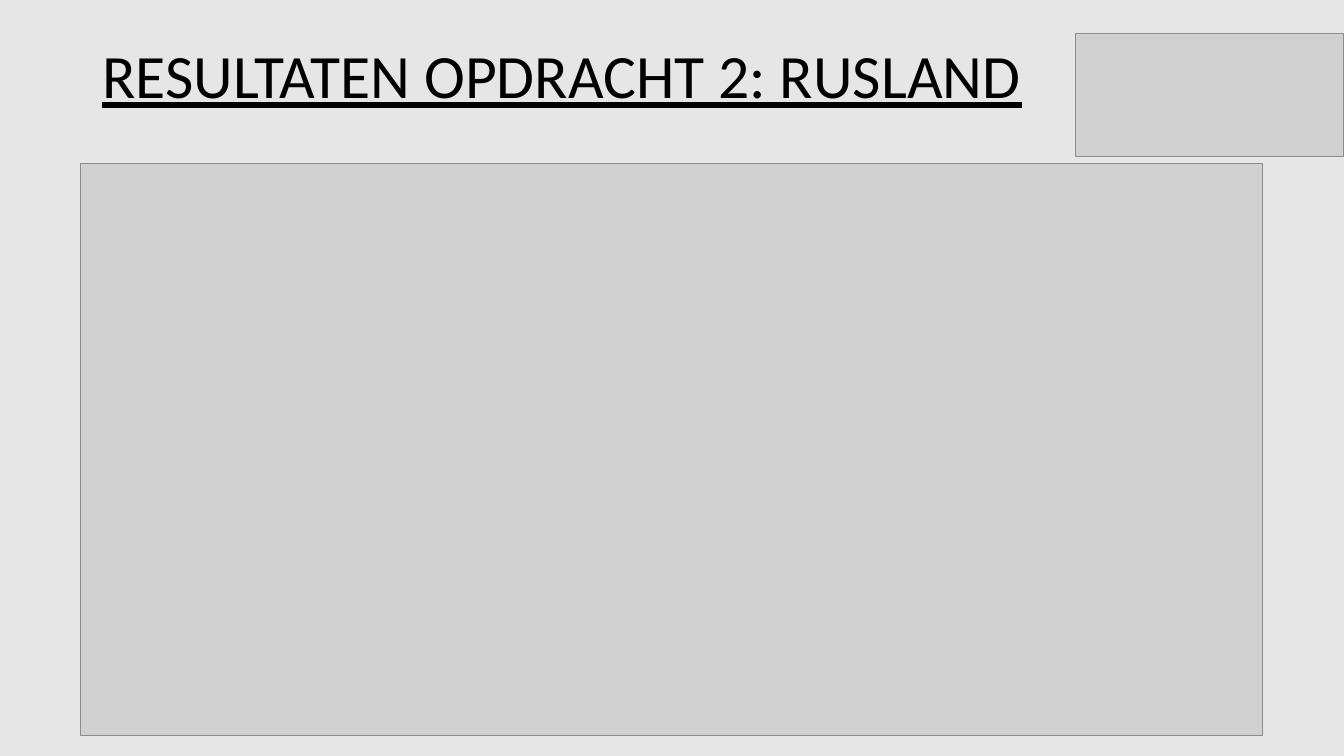
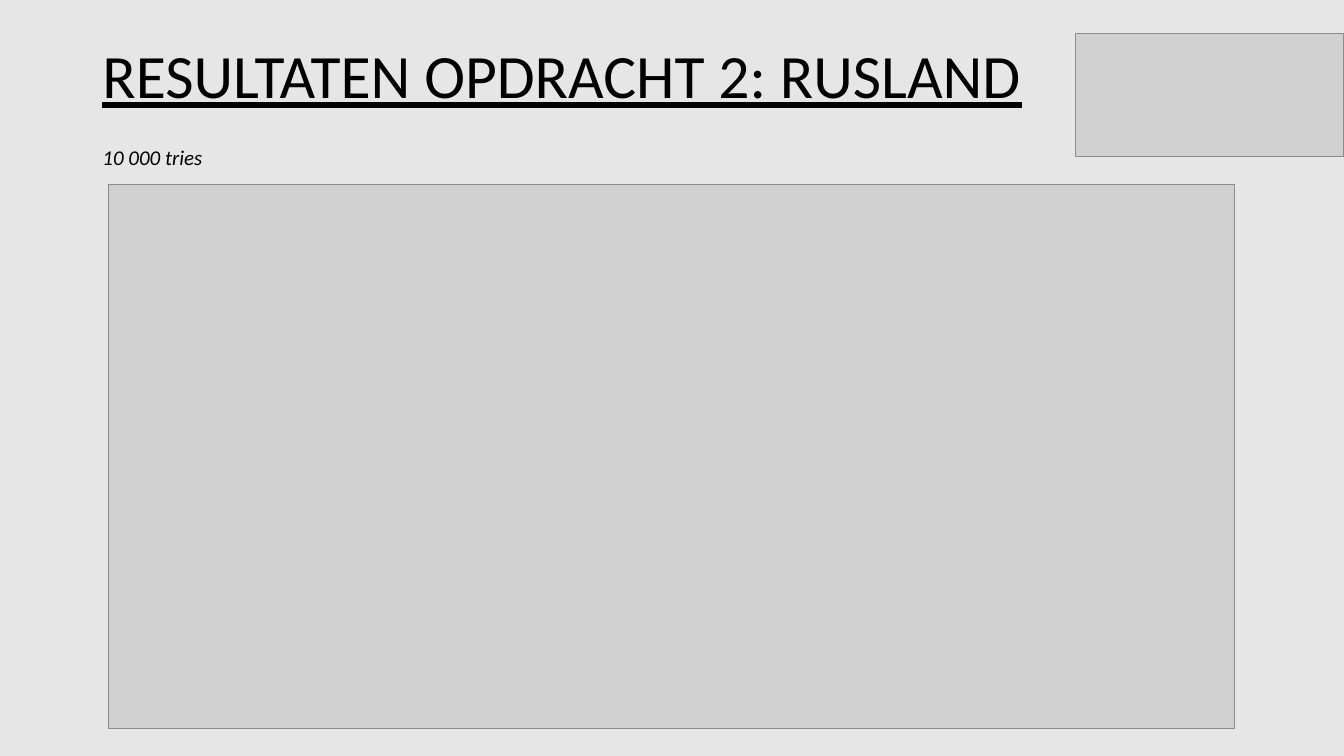
Before and after one commit to Tomttaw/Radio-Russia, a slide deck: slide 10 of eindpresentatie.pptx. Drawn at 1344x756 pixels with LibreOffice and Linux fonts; fonts in the diff are those of the drawing; grey boxes stand for pictures. Boxes give left, top, right and bottom in pixels: in the first picture for what was removed or moved away, otherwise in the second. Text is boxed around its words. In the diff, an @@ line names an element or a change of style, - is before the commit and + after.

Commit message:
Meest recente versie

```diff
--- a/eindpresentatie.pptx
+++ b/eindpresentatie.pptx
@@ title at (102,58,1020,165): text changed @@
-RESULTATEN OPDRACHT 2: RUSLAND
+RESULTATEN OPDRACHT 2: RUSLAND
+10 000 tries
@@ picture: place and size @@
-picture at (81,163,1263,736)
+picture at (109,185,1235,729)
```
